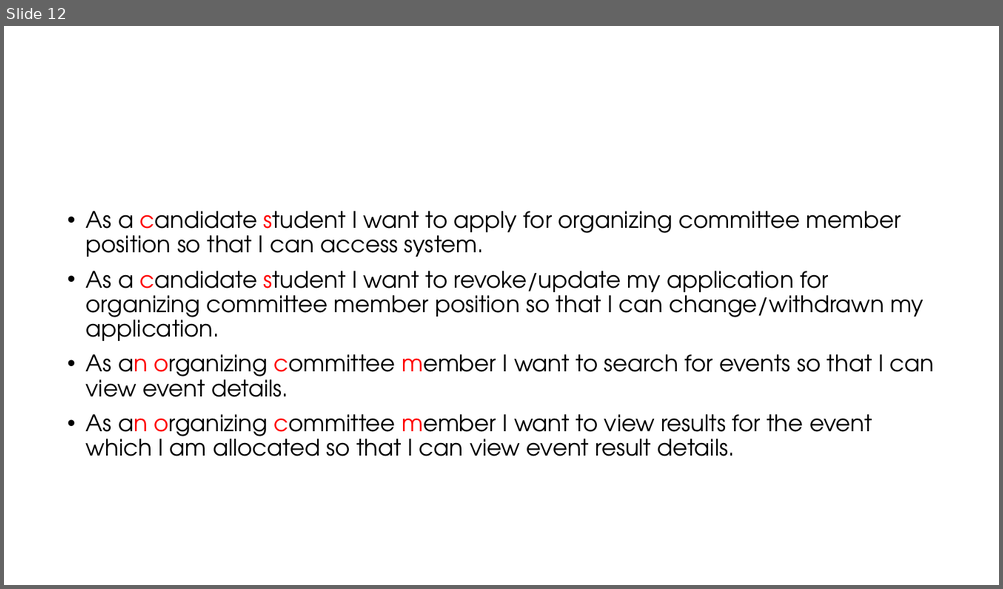
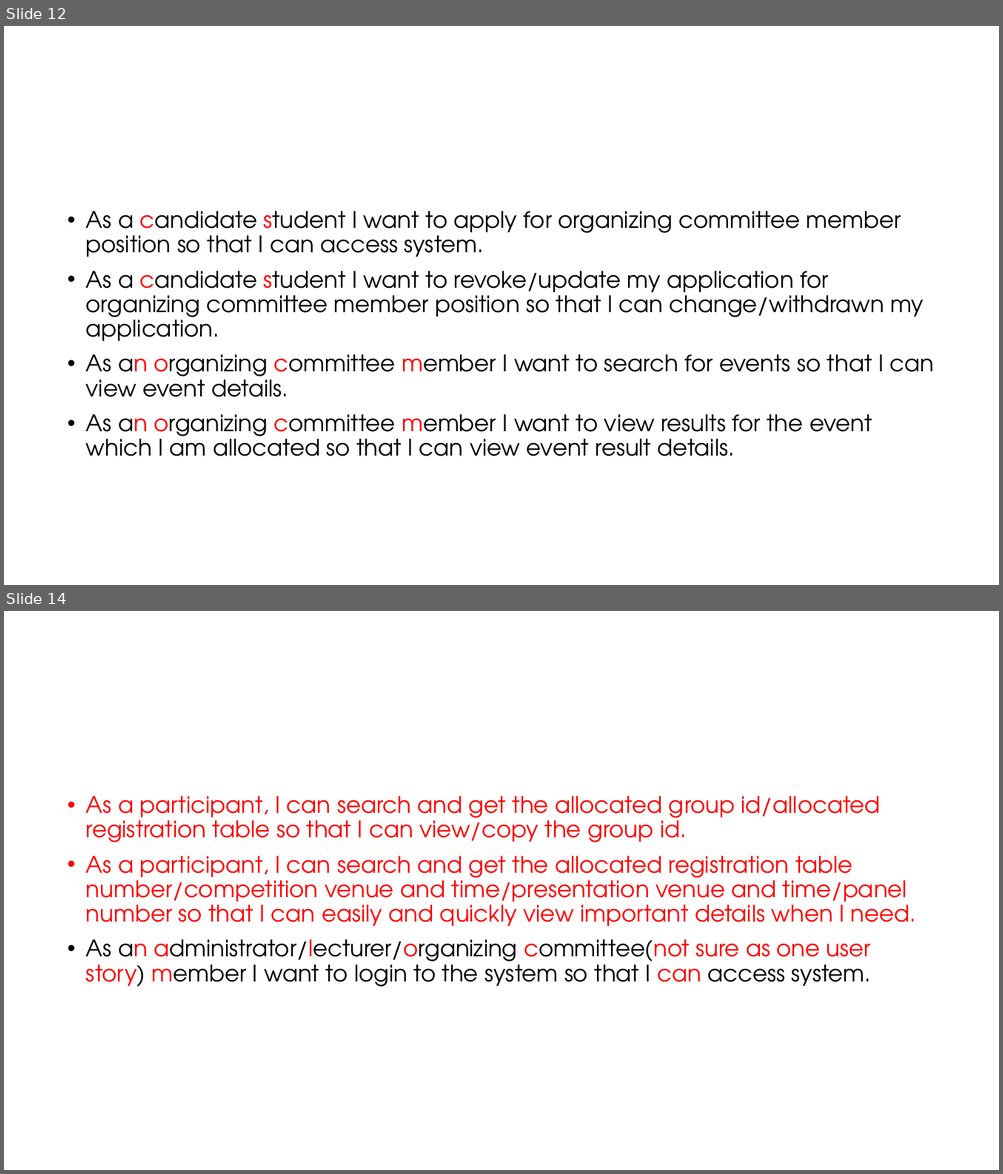
Before and after one commit to Sajith16/CSSEDocs, a slide deck: CodeFest-Management-Tool.pptx. Shown one above the other, each under a label of ours: slide 12 before the commit, slides 12 and 14 after it; the slides between them are not shown. The pictures are 1003x589 and 1003x1174 pixels, drawn with LibreOffice and Linux fonts; fonts in the diff are those of the drawing; background and template pictures are left out. Boxes give left, top, right and bottom in pixels: in the first picture for what was removed or moved away, otherwise in the second. Text is boxed around its words. In the diff, an @@ line names an element or a change of style, - is before the commit and + after.

```diff
--- a/CodeFest-Management-Tool.pptx
+++ b/CodeFest-Management-Tool.pptx
@@ slide 14 added at (4, 611, 999, 1170), background #FFFFFF @@
@@ text added at (86, 796, 916, 987), 22 pt, text #FF0000 @@
+• As a participant, I can search and get the allocated group id/allocated registration table so that I can view/copy the group id.
+• As a participant, I can search and get the allocated registration table number/competition venue and time/presentation venue and time/panel number so that I can easily and quickly view important details when I need.
+• As an administrator/lecturer/organizing committee(not sure as one user story) member I want to login to the system so that I can access system.
```
Also in this commit, not shown: 1 slide changed, 1 other file.
